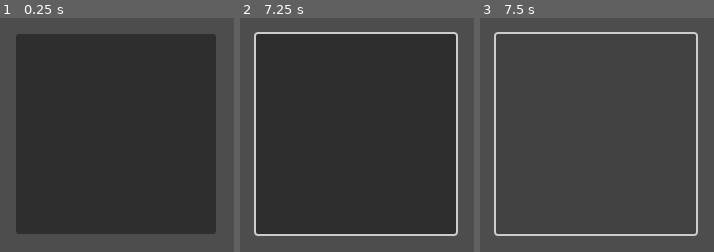
Above: before the commit, frames 1-3 (left to right).
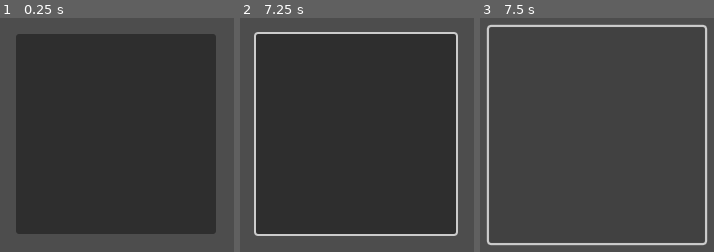
Above: after the commit, the same moments.

Repository: JusTS-CD/nine-cards-game
Game: Godot game, scene res://scenes/Cell.tscn
The game is run twice, just before and just after one commit, with the same random seed, the same clock (stepped at 60 frames per second) and the same inputs. The project has no main scene, so this scene is started directly.
Inputs (mouse positions are in pixels of both pictures, inside the frame that each line leads up to):
- Up to frame 1 (0.25 s): no input
- Up to frame 2 (7.25 s): click (357, 135) at 0.5 s; click (357, 135) at 1.25 s; click (357, 135) at 2 s; tap Enter at 2.75, 4.25, 5.75 s; move the mouse to (466, 109) at 2.77 s; tap Space at 3.5, 5, 6.5 s; move the mouse to (256, 158) at 3.52 s; move the mouse to (406, 25) at 4.27 s; move the mouse to (331, 233) at 5.02 s; move the mouse to (outside the picture) at 5.77 s; move the mouse to (outside the picture) at 6.52 s
- Up to frame 3 (7.5 s): move the mouse to (620, 135) at 7.27 s

Frames 1-2 are identical in both runs. In frame 3, 6.1% of the frame differs, in the area x 2-98%, y 2-98%.

Commit message:
feat: add basic card hover animations

Diff:
--- a/scenes/Cell.gd
+++ b/scenes/Cell.gd
@@ -57,3 +57,54 @@
 		CellType.GOLD:
 			card_texture.texture = gold_texture
 			label.text = str(value)
+
+func _ready():
+
+	mouse_entered.connect(_on_mouse_entered)
+
+	mouse_exited.connect(_on_mouse_exited)
+
+	pressed.connect(_on_pressed_animation)
+
+
+func _on_mouse_entered():
+
+	var tween = create_tween()
+
+	tween.tween_property(
+		self,
+		"scale",
+		Vector2(1.08, 1.08),
+		0.1
+	)
+
+
+func _on_mouse_exited():
+
+	var tween = create_tween()
+
+	tween.tween_property(
+		self,
+		"scale",
+		Vector2(1.0, 1.0),
+		0.1
+	)
+
+
+func _on_pressed_animation():
+
+	var tween = create_tween()
+
+	tween.tween_property(
+		self,
+		"scale",
+		Vector2(0.92, 0.92),
+		0.05
+	)
+
+	tween.tween_property(
+		self,
+		"scale",
+		Vector2(1.0, 1.0),
+		0.05
+	)
--- a/scenes/Cell.tscn
+++ b/scenes/Cell.tscn
@@ -15,6 +15,7 @@
 offset_bottom = 100.0
 grow_horizontal = 2
 grow_vertical = 2
+pivot_offset = Vector2(82, 82)
 script = ExtResource("1_rd428")
 
 [node name="TextureRect" type="TextureRect" parent="."]
